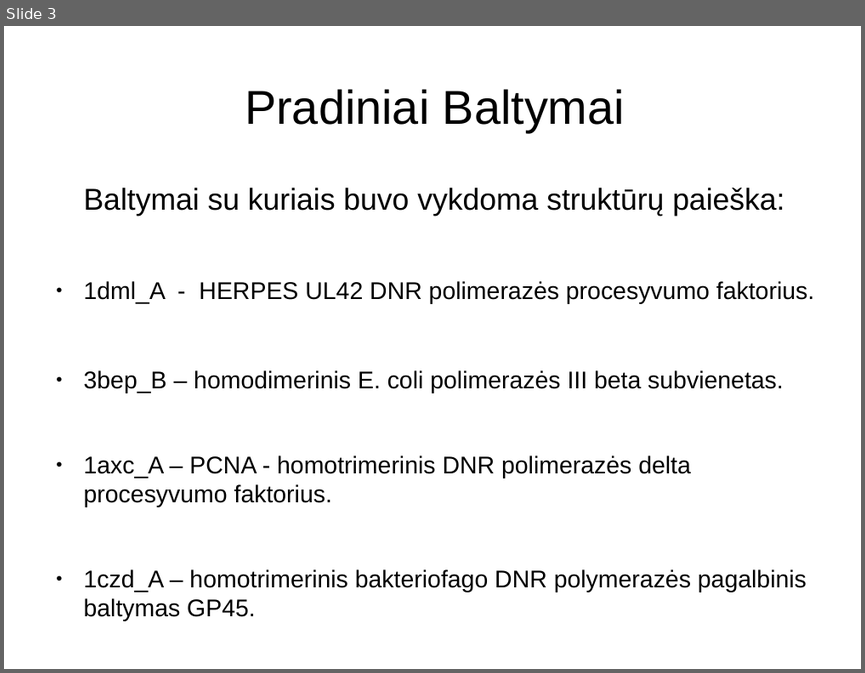
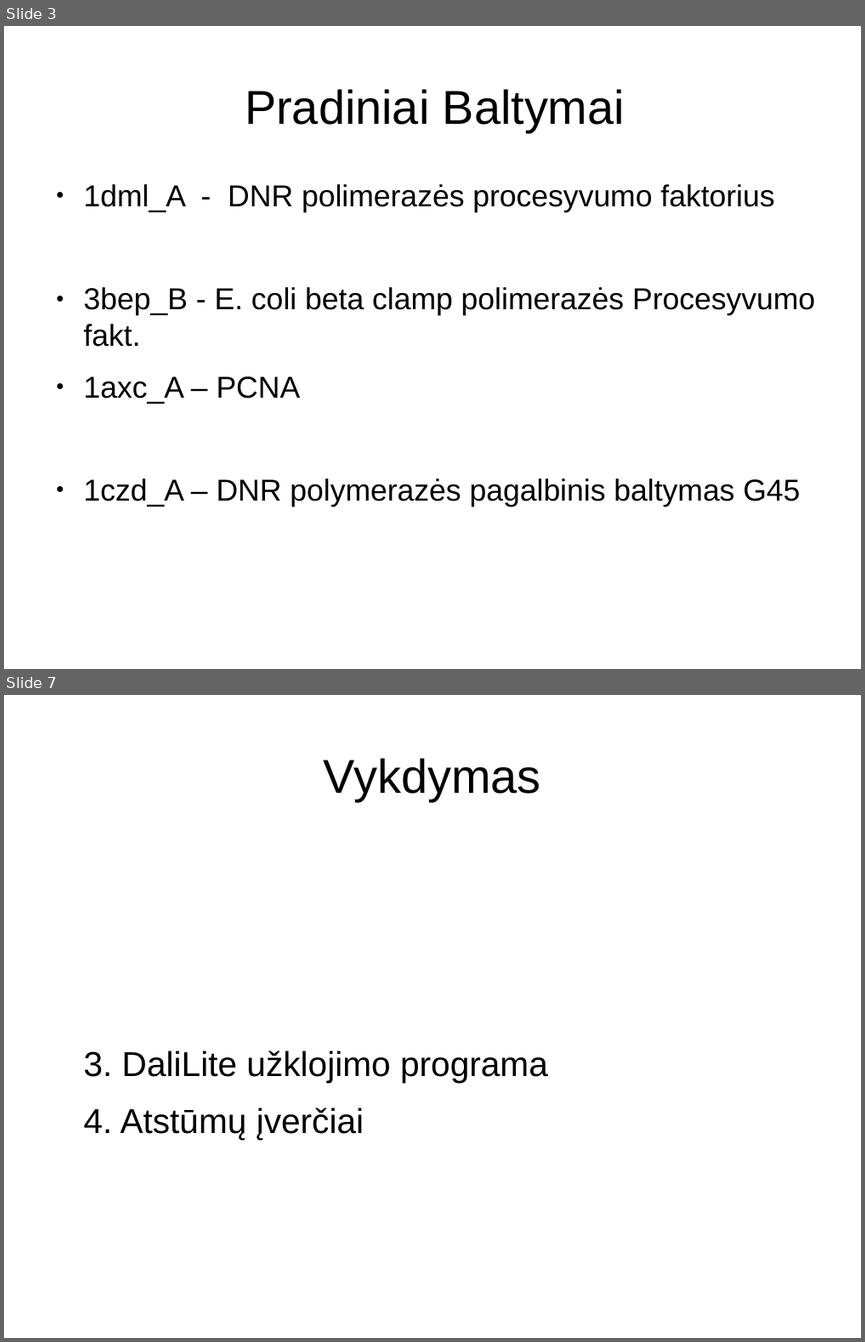
Before and after one commit to Luksys5/LT_programos, a slide deck: Kursinis.odp. Shown one above the other, each under a label of ours: slide 3 before the commit, slides 3 and 7 after it; the slides between them are not shown. The pictures are 865x673 and 865x1342 pixels, drawn with LibreOffice and Linux fonts; fonts in the diff are those of the drawing. Boxes give left, top, right and bottom in pixels: in the first picture for what was removed or moved away, otherwise in the second. Text is boxed around its words. In the diff, an @@ line names an element or a change of style, - is before the commit and + after.

```diff
--- a/Kursinis.odp
+++ b/Kursinis.odp
@@ slide 7 added at box(4, 695, 861, 1338), background #FFFFFF @@
@@ title added at box(324, 758, 541, 801), 44 pt, text #000000 @@
+Vykdymas
@@ text added at box(84, 1050, 548, 1140), 32 pt, text #000000 @@
+3. DaliLite užklojimo programa
+4. Atstūmų įverčiai
@@ slide 3 changed as well @@
@@ text at box(84, 184, 815, 506): text changed; size 22.4 to 28 pt @@
-Baltymai su kuriais buvo vykdoma struktūrų paieška:
-● 1dml_A - HERPES UL42 DNR polimerazės procesyvumo faktorius.
-● 3bep_B – homodimerinis E. coli polimerazės III beta subvienetas.
-● 1axc_A – PCNA - homotrimerinis DNR polimerazės delta procesyvumo faktorius.
-● 1czd_A – homotrimerinis bakteriofago DNR polymerazės pagalbinis baltymas GP45.
+● 1dml_A - DNR polimerazės procesyvumo faktorius
+● 3bep_B - E. coli beta clamp polimerazės Procesyvumo fakt.
+● 1axc_A – PCNA
+● 1czd_A – DNR polymerazės pagalbinis baltymas G45
```
Also in this commit, not shown: 1 other slide changed, 7 other slides added, 12 slides removed, 1 other file.
